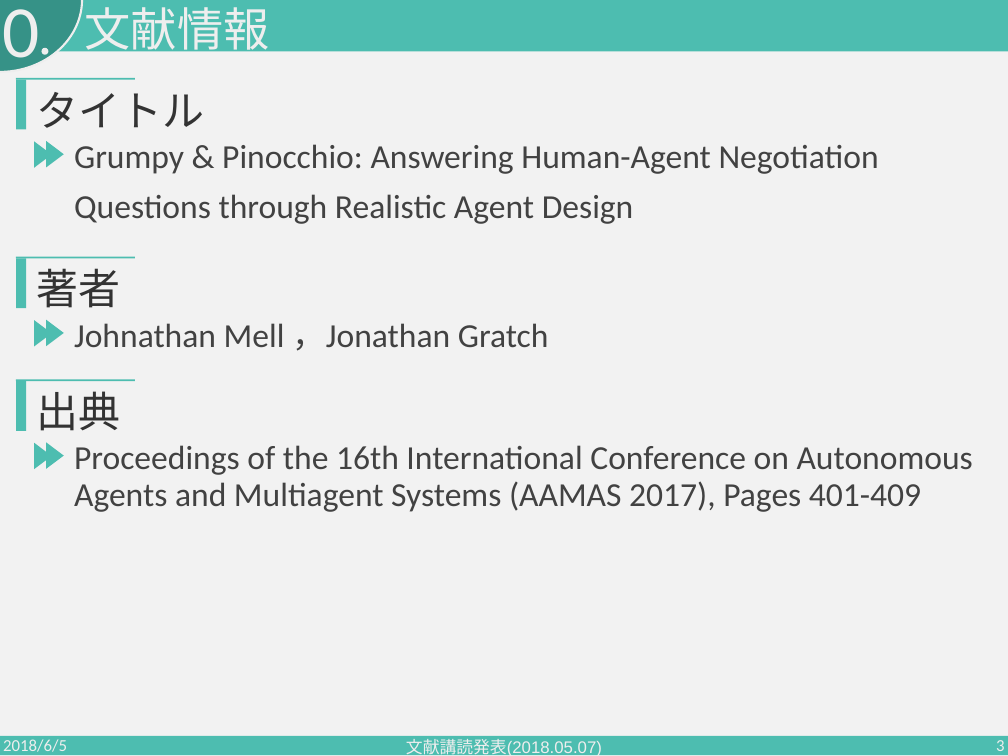
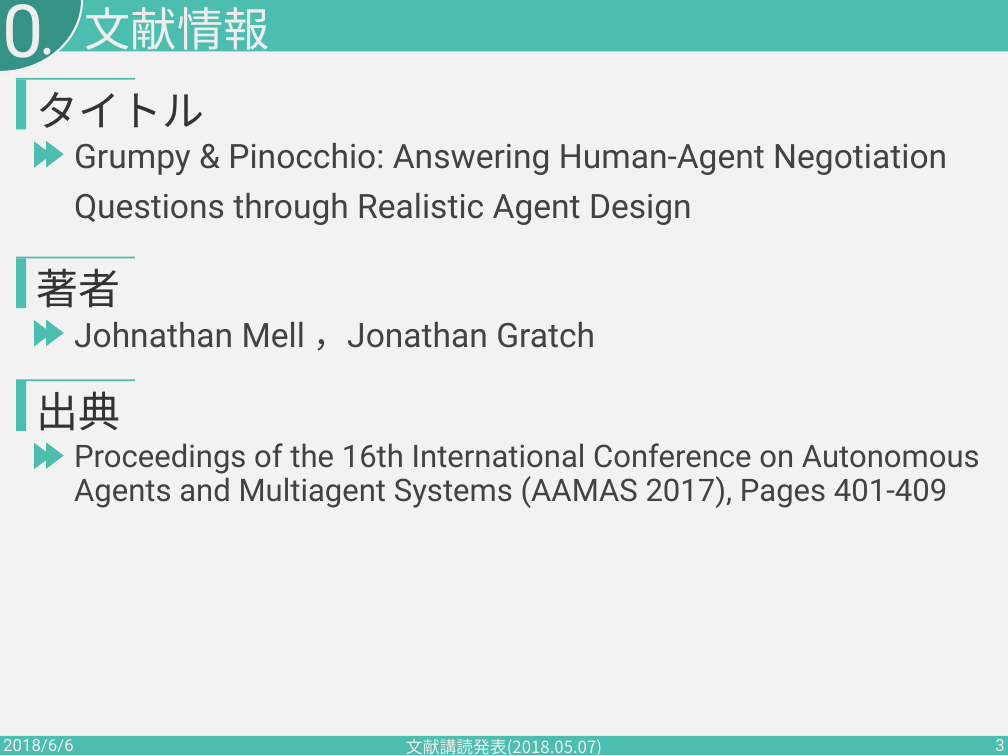
Before and after one commit to PajamaDrive/presentation, a slide deck: slide 3 of presentation_2nd.pptx. Drawn at 1008x756 pixels with LibreOffice and Linux fonts; fonts in the diff are those of the drawing. Boxes give left, top, right and bottom in pixels: in the first picture for what was removed or moved away, otherwise in the second. Text is boxed around its words. In the diff, an @@ line names an element or a change of style, - is before the commit and + after.

```diff
--- a/presentation_2nd.pptx
+++ b/presentation_2nd.pptx
@@ font Calibri to Roboto in 7 elements at (x1=995, y1=739, x2=1004, y2=756), (x1=2, y1=4, x2=43, y2=74), (x1=36, y1=92, x2=204, y2=128), (x1=74, y1=143, x2=947, y2=225), (x1=36, y1=268, x2=120, y2=308), (x1=74, y1=322, x2=595, y2=351), (x1=36, y1=391, x2=120, y2=431) @@
@@ text "Proceedings of the 16th International ..." at (x1=74, y1=443, x2=980, y2=508): size 48 to 44.4 pt, font Calibri to Roboto @@
@@ text at (x1=3, y1=739, x2=74, y2=756): text changed; font Calibri to Roboto @@
-2018/6/5
+2018/6/6
@@ text "文献講読発表(2018.05.07)" at (x1=406, y1=739, x2=602, y2=756): font Arial to Noto Sans CJK JP @@
```
Also in this commit, not shown: 7 other slides changed, 20 slides added, 2 slides removed.
